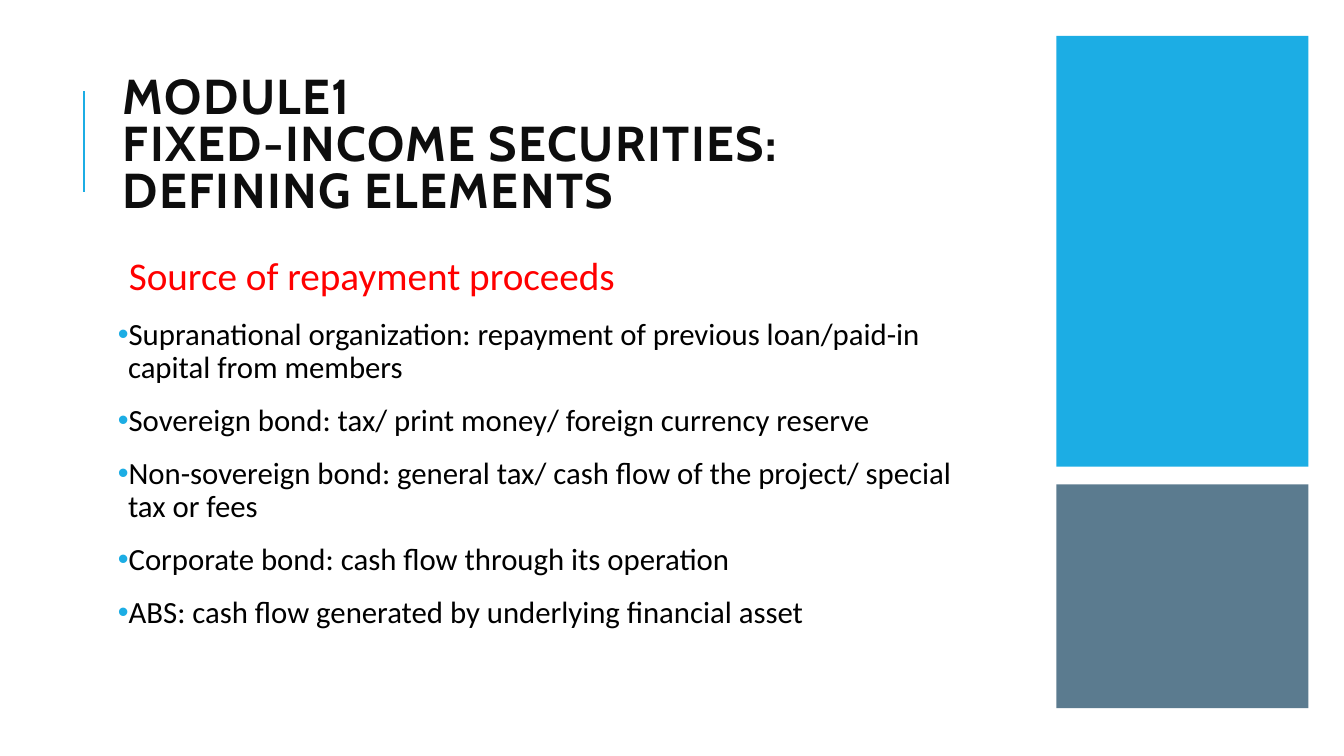
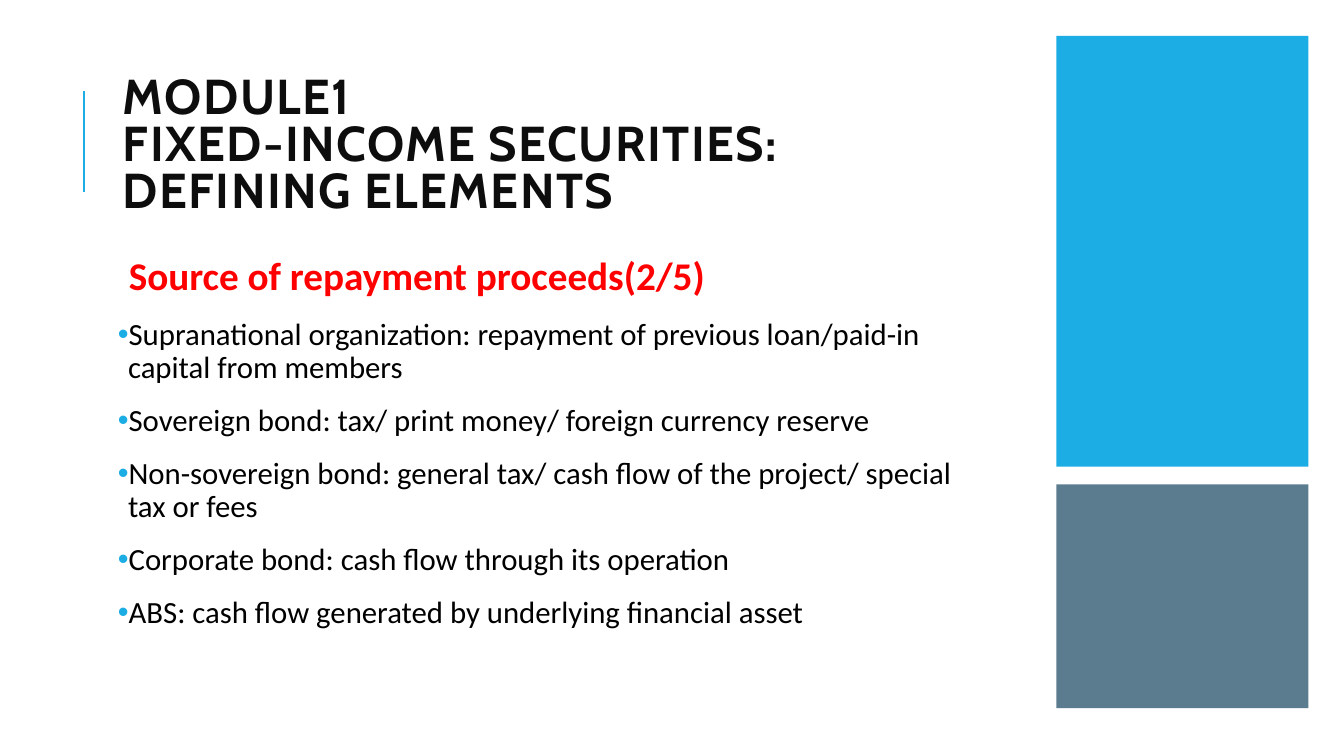
Before and after one commit to Isco0530/data, a slide deck: slide 14 of Fixed Income.pptx. Drawn at 1344x756 pixels with LibreOffice and Linux fonts; fonts in the diff are those of the drawing. Boxes give left, top, right and bottom in pixels: in the first picture for what was removed or moved away, otherwise in the second. Text is boxed around its words. In the diff, an @@ line names an element or a change of style, - is before the commit and + after.

```diff
--- a/Fixed Income.pptx
+++ b/Fixed Income.pptx
@@ text at (129, 261, 705, 296): text changed; bold on @@
-  Source of repayment proceeds
+  Source of repayment proceeds(2/5)
```
Also in this commit, not shown: 17 other slides changed, 8 slides added.
